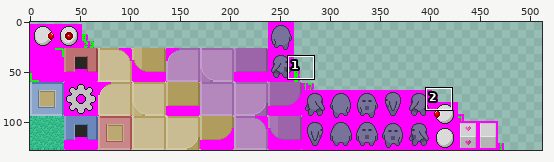
Two states of a sprite sheet, JuegoIA/src/assets/game.png. The first picture is a wide view before the edit; the outline marks the close-up.
Close-up. Before the edit:
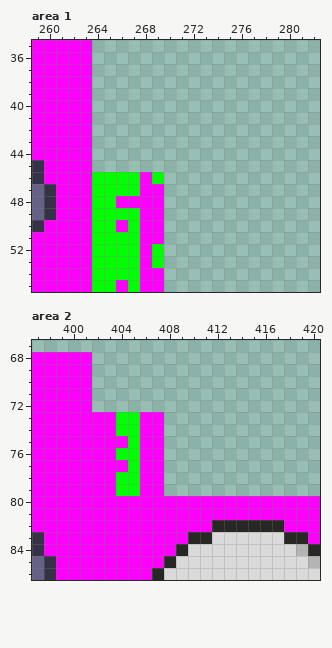
The file is 512x128 pixels. Colours within 5 levels of each other are drawn and written as one. Shown: area 1: x 259..282, y 35..55; area 2: x 397..420, y 67..86. The commit also changed other parts of the picture, which this record leaves out.
The result:
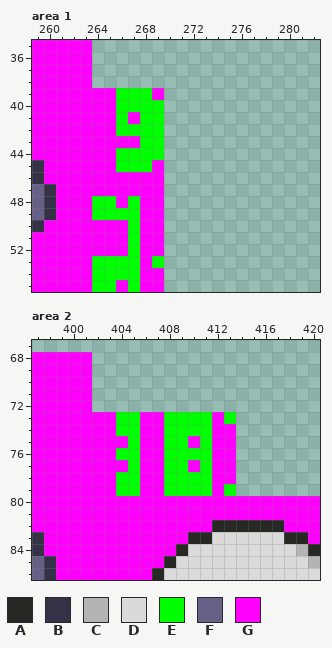
Palette (. is transparent): A #272723  B #353247  C #b4b4b4  D #dadada  E #00ff00  F #656086  G #ff00ff
From old to new:
{"where": "area 1"}
{"y":39,"x":264,"old":"......","new":"GGEEEG"}
{"y":40,"x":264,"old":"......","new":"GGEEEE"}
{"y":41,"x":264,"old":"......","new":"GGEGEE"}
{"y":42,"x":264,"old":"......","new":"GGEEEE"}
{"y":43,"x":264,"old":"......","new":"GGGGEE"}
{"y":44,"x":264,"old":"......","new":"GGEEEE"}
{"y":45,"x":264,"old":"......","new":"GGEEEG"}
{"y":46,"x":264,"old":"EEEE","new":"GGGG"}
{"y":46,"x":269,"old":"E","new":"G"}
{"y":47,"x":264,"old":"EEEE","new":"GGGG"}
{"y":48,"x":267,"old":"G","new":"E"}
{"y":50,"x":264,"old":"EE","new":"GG"}
{"y":51,"x":264,"old":"EEE","new":"GGG"}
{"y":52,"x":264,"old":"EEE","new":"GGG"}
{"y":52,"x":269,"old":"E","new":"G"}
{"where": "area 2"}
{"y":73,"x":408,"old":"......","new":"EEEEGE"}
{"y":74,"x":408,"old":"......","new":"EEEEGG"}
{"y":75,"x":408,"old":"......","new":"EEGEGG"}
{"y":76,"x":408,"old":"......","new":"EEEEGG"}
{"y":77,"x":408,"old":"......","new":"EEGEGG"}
{"y":78,"x":408,"old":"......","new":"EEEEGG"}
{"y":79,"x":408,"old":"......","new":"EEEEGE"}
